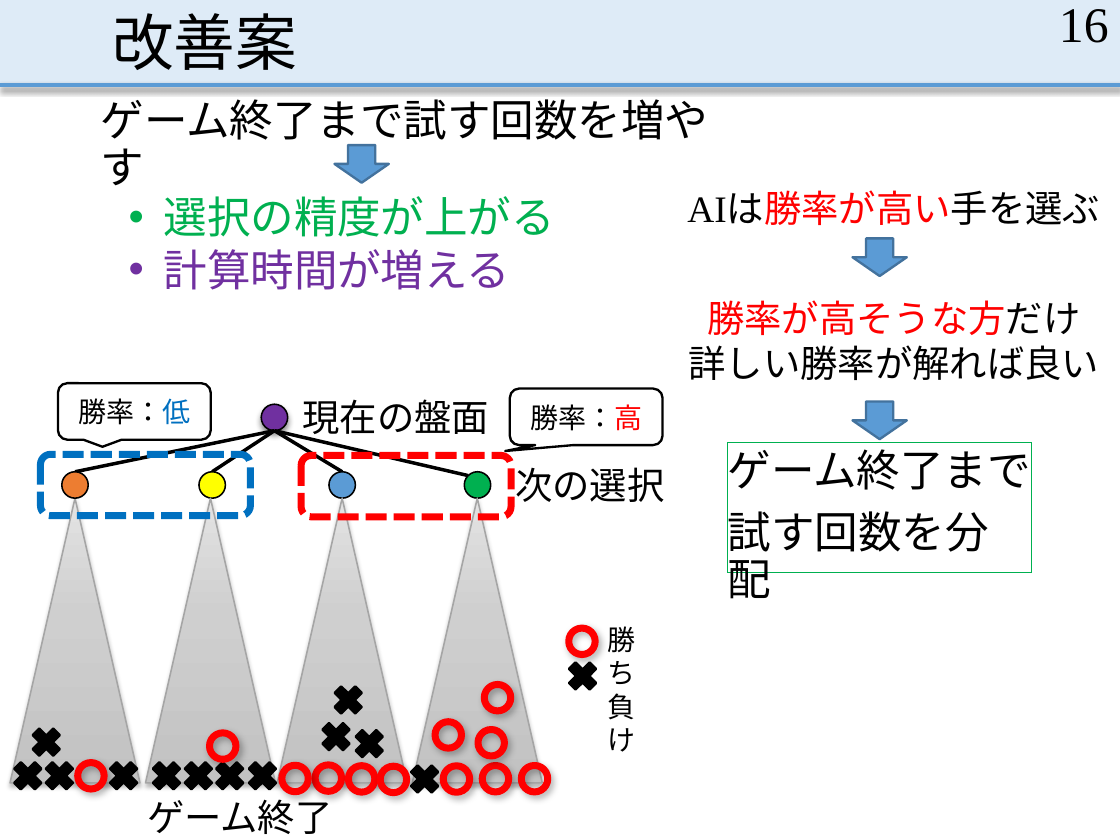
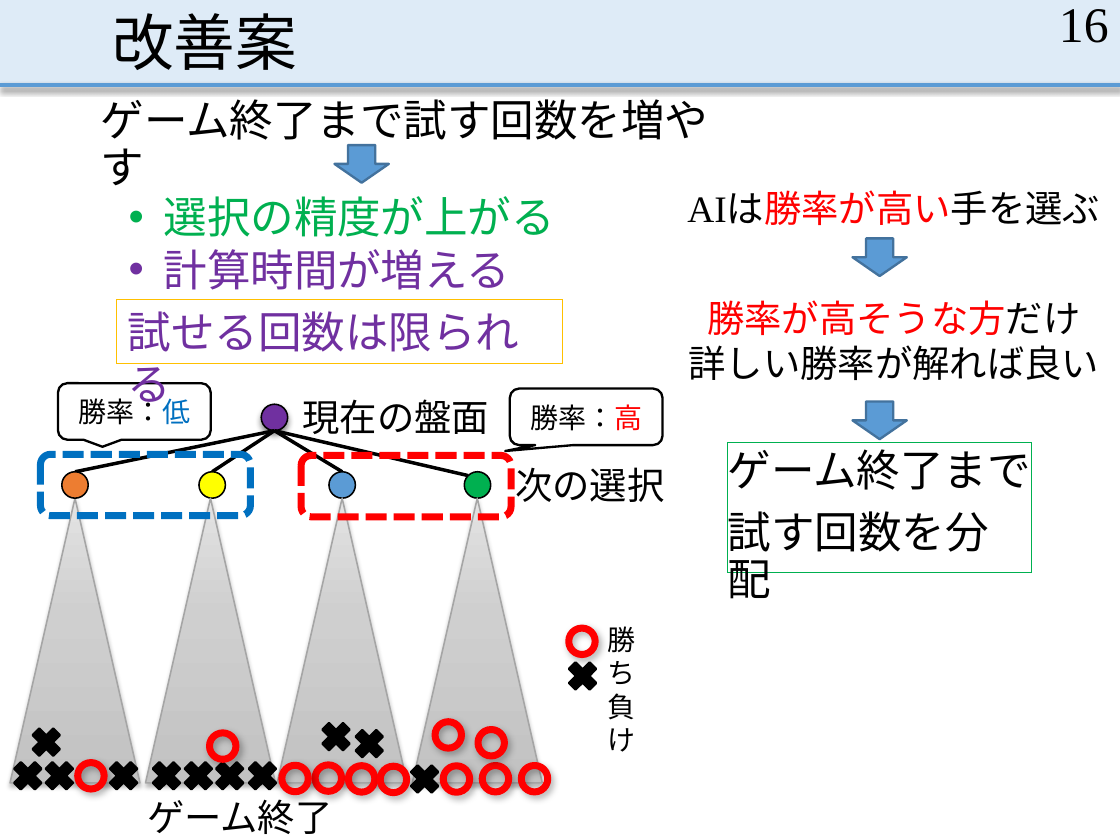
Before and after one commit to MasayaOda/SR, a slide deck: slide 16 of 中間発表.pptx. Drawn at 1120x840 pixels with LibreOffice and Linux fonts; fonts in the diff are those of the drawing. Boxes give left, top, right and bottom in pixels: in the first picture for what was removed or moved away, otherwise in the second. Text is boxed around its words. In the diff, an @@ line names an element or a change of style, - is before the commit and + after.

```diff
--- a/中間発表.pptx
+++ b/中間発表.pptx
@@ rectangle added at [116,299,562,363], outline #FFC000 0.75 pt, 28 pt, text #7030A0 @@
+試せる回数は限られる
@@ cross removed at [328,680,367,719] @@
@@ ellipse removed at [484,684,511,711] @@
```
Also in this commit, not shown: 5 other slides changed, 7 other files.
